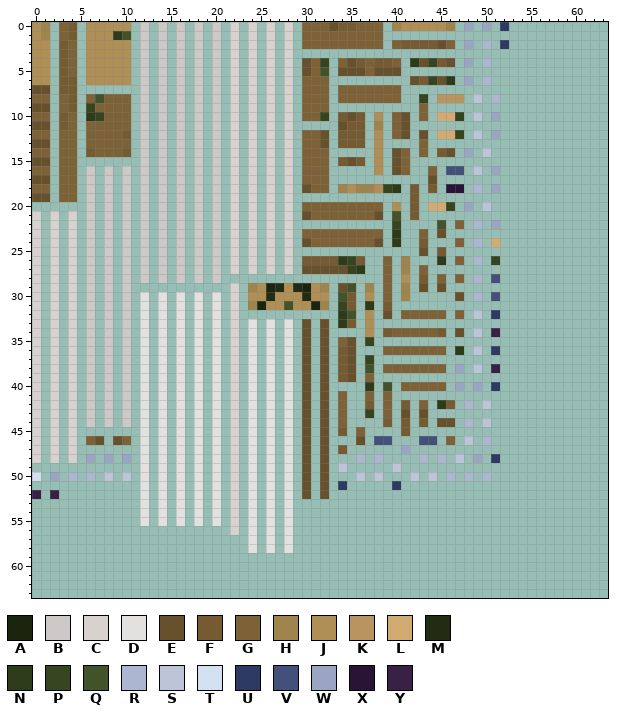
Two versions of one pixel-art sprite, assets/mctc/textures/decoration/jan24/band/guitar.png. That is the earlier state.
The file is 64x64 pixels.
Palette (. is transparent): A #1b250e  B #cdc9c8  C #d7d2d0  D #e3e1e0  E #67502c  F #765b32  G #7e6237  H #9f844d  J #af8f55  K #b8945f  L #d1ab72  M #212c12  N #2e3b1b  P #364520  Q #425329  R #adb6d0  S #bdc4d8  T #d3e0f1  U #2d3a61  V #43507a  W #9aa4c3  X #2a1435  Y #392045
Once edited:
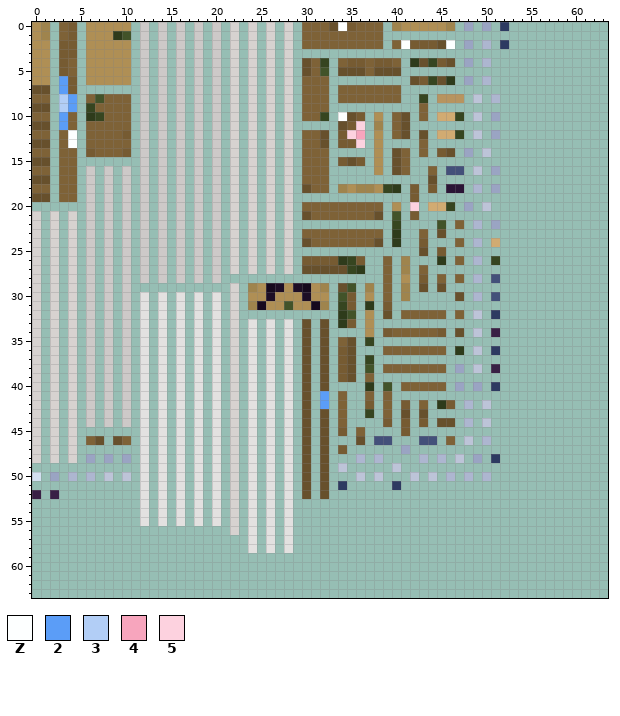
Colours new in this view: Z #fdffff  2 #5b9df7  3 #b2cef6  4 #f7a5bd  5 #fdd2df
Diff:
colour A: #1b250e -> #16091d
colour M: #212c12 -> #1d0e25
Changed rows in their new state; - is a pixel that keeps its letter.
first column x 3:
 0 -------------------------------Z------------
 2 -F------------------------------------Z----Z
 3 -F------------------------------------------
 4 --------------------------------F-----------
 6 2-------------------------------------------
 7 2-------------------------------------------
 8 32------------------------------------------
 9 32------------------------------------------
10 2------------------------------Z------------
11 2--------------------------------5----------
12 -Z------------------------------54----------
13 -Z-------------------------------5----------
first column x 42:
20 5
first column x 32:
41 2
42 2
